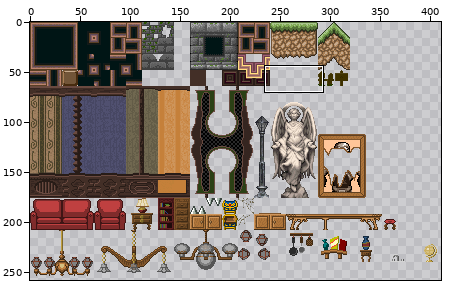
One commit to this sprite sheet: media/maps/tiles/mansion.png. The first picture is a wide view before the edit; the outline marks the close-up.
Close-up. Before the commit:
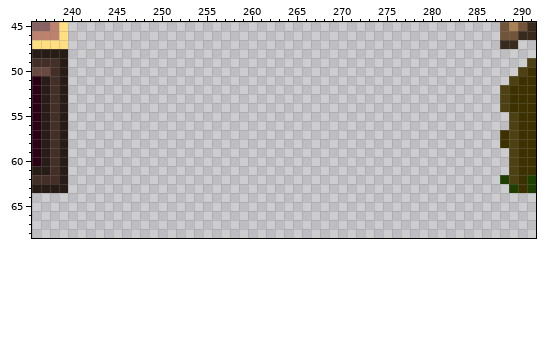
The file is 512x448 pixels. Colours within 5 levels of each other are drawn and written as one. Shown: x 236..291, y 45..68. The wide view leaves out empty margins.
Once edited:
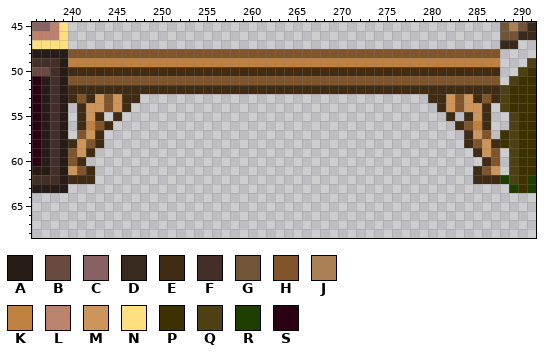
Palette (. is transparent): A #281c17  B #6a4a40  C #886262  D #382b1d  E #402b15  F #432f27  G #725538  H #80552b  J #aa8055  K #bf8040  L #bc826d  M #ce955b  N #ffdf80  P #3e3100  Q #4d4114  R #1f3f00  S #2b0015
What changed:
y 48: x 240..287 ................................................ -> HHHHHHHHHHHHHHHHHHHHHHHHHHHHHHHHHHHHHHHHHHHHHHHH
y 49: x 240..287 ................................................ -> KKKKKKKKKKKKKKKKKKKKKKKKKKKKKKKKKKKKKKKKKKKKKKKK
y 50: x 240..287 ................................................ -> EEEEEEEEEEEEEEEEEEEEEEEEEEEEEEEEEEEEEEEEEEEEEEEE
y 51: x 240..287 ................................................ -> HHHHHHHHHHHHHHHHHHHHHHHHHHHHHHHHHHHHHHHHHHHHHHHH
y 52: x 240..287 ................................................ -> EEEEEEEEEEEEEEEEEEEEEEEEEEEEEEEEEEEEEEEEEEEEEEEE
y 53: x 240..247 ........ -> EHEMHMEE; x 280..287 ........ -> EEMHMEHE
y 54: x 241..246 ...... -> EMMHME; x 281..286 ...... -> EMHMME
y 55: x 241..243 ... -> EME; x 245 . -> E; x 282 . -> E; x 284..286 ... -> EME
y 56: x 241..244 .... -> EKHE; x 283..286 .... -> EHKE
y 57: x 241..243 ... -> HME; x 284..286 ... -> EMH
y 58: x 240..243 .... -> EMHE; x 284..287 .... -> EHME
y 59: x 240..242 ... -> HME; x 285..287 ... -> EMH
y 60: x 240..241 .. -> HE; x 286..287 .. -> EH
y 61: x 240..242 ... -> MHE; x 285..287 ... -> EHM
y 62: x 240..242 ... -> EEE; x 285..287 ... -> EEE
